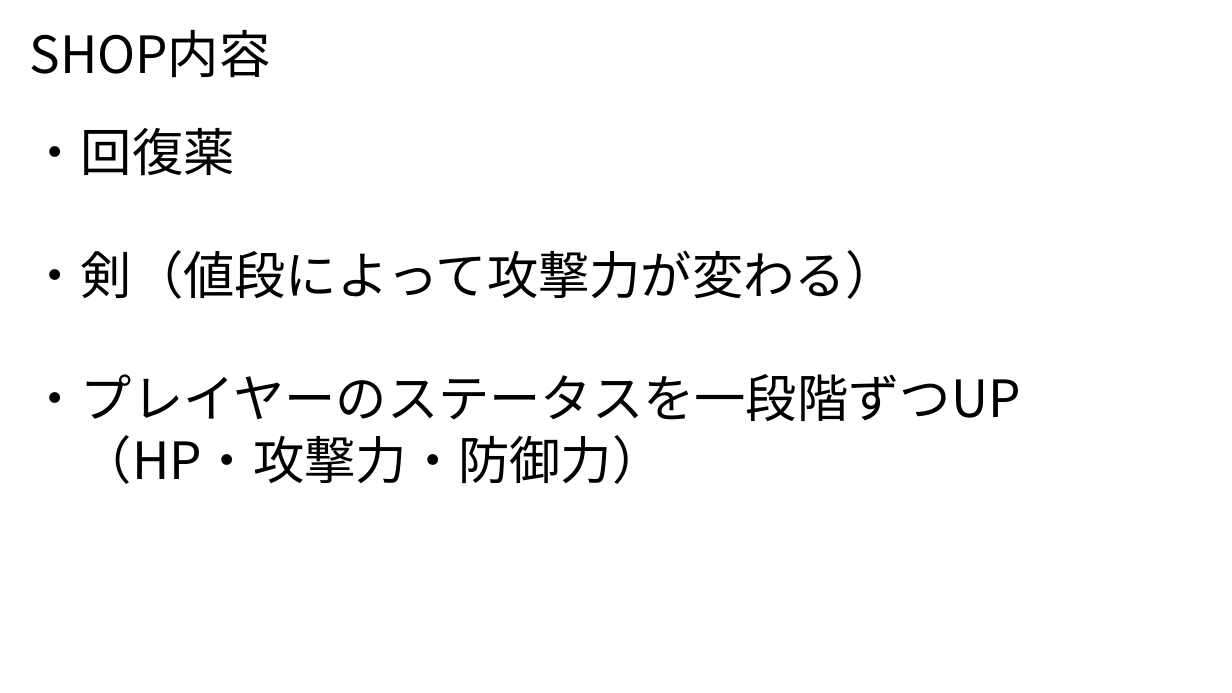
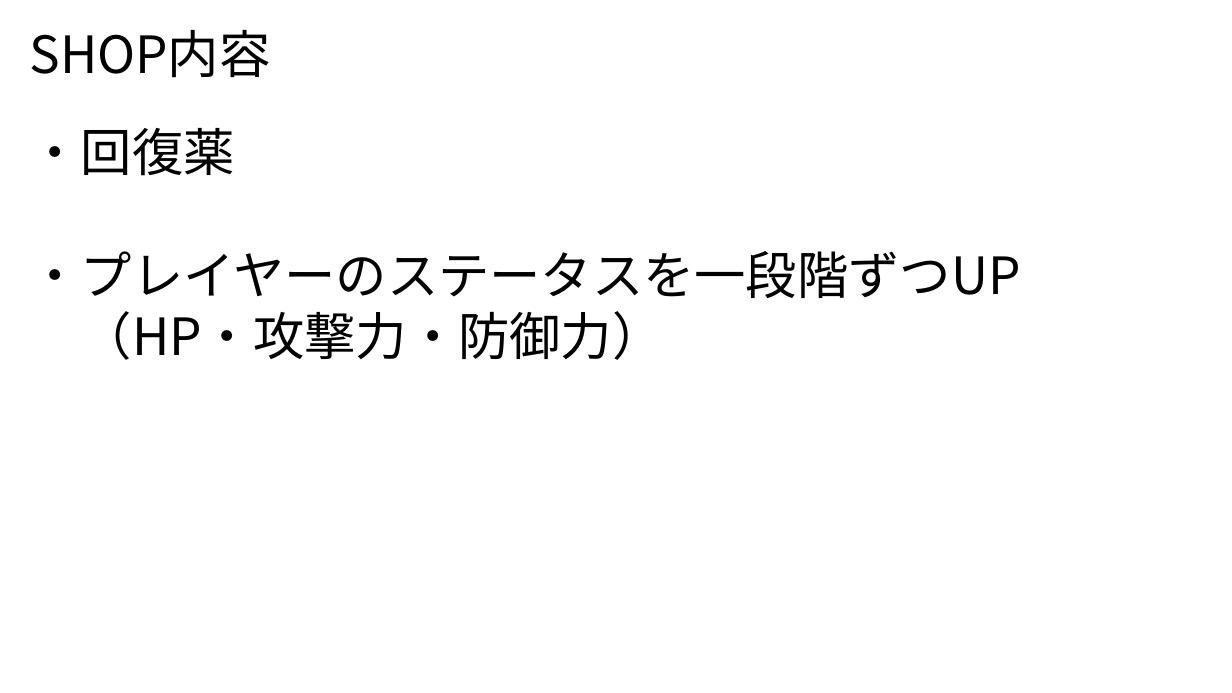
Before and after one commit to egawa110/unitykamo, a slide deck: slide 4 of 企画書.pptx. Drawn at 1232x693 pixels with LibreOffice and Linux fonts; fonts in the diff are those of the drawing. Boxes give left, top, right and bottom in pixels: in the first picture for what was removed or moved away, otherwise in the second. Text is boxed around its words. In the diff, an @@ line names an element or a change of style, - is before the commit and + after.

```diff
--- a/企画書.pptx
+++ b/企画書.pptx
@@ text at box(30, 250, 898, 299): paragraph removed @@
-・剣（値段によって攻撃力が変わる）
```
Also in this commit, not shown: 6 other slides changed, 11 other files.
